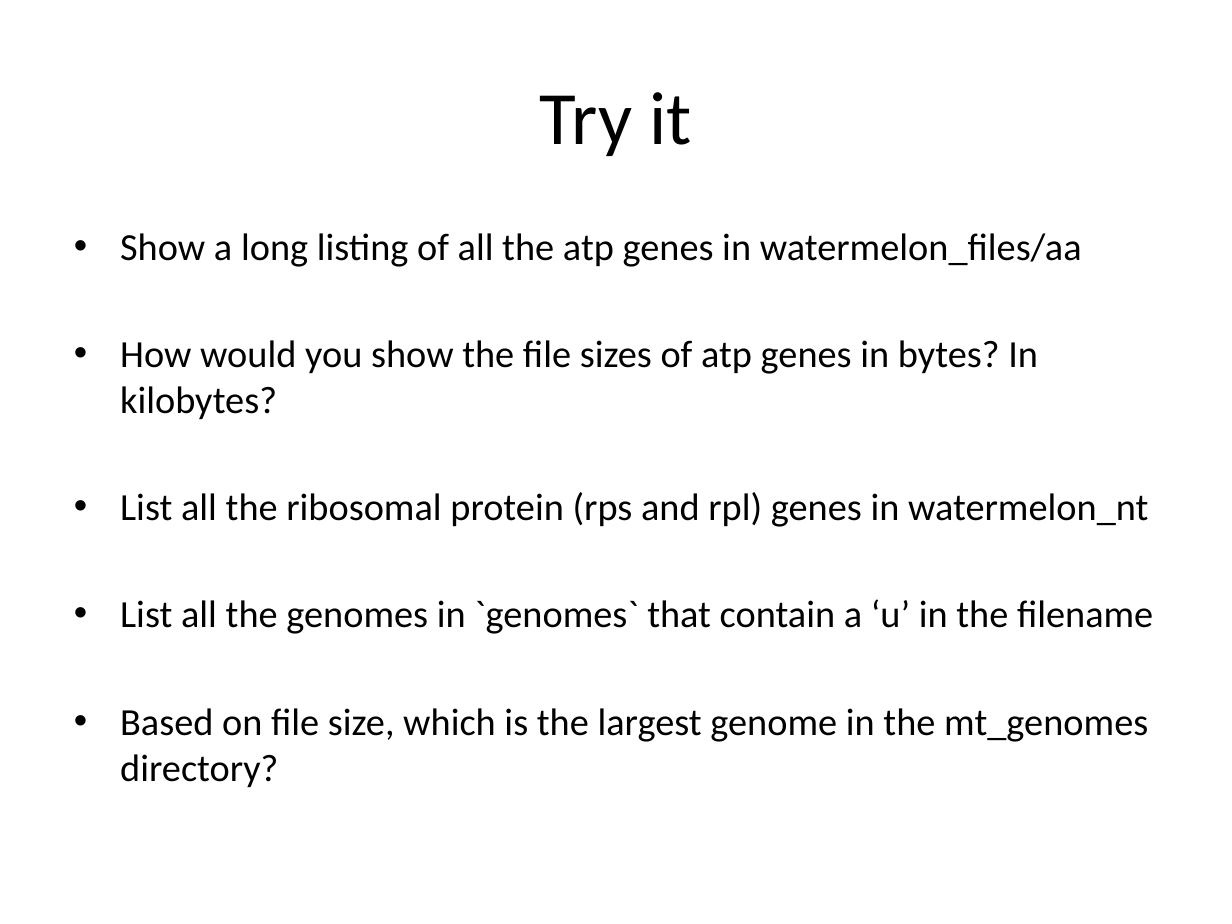
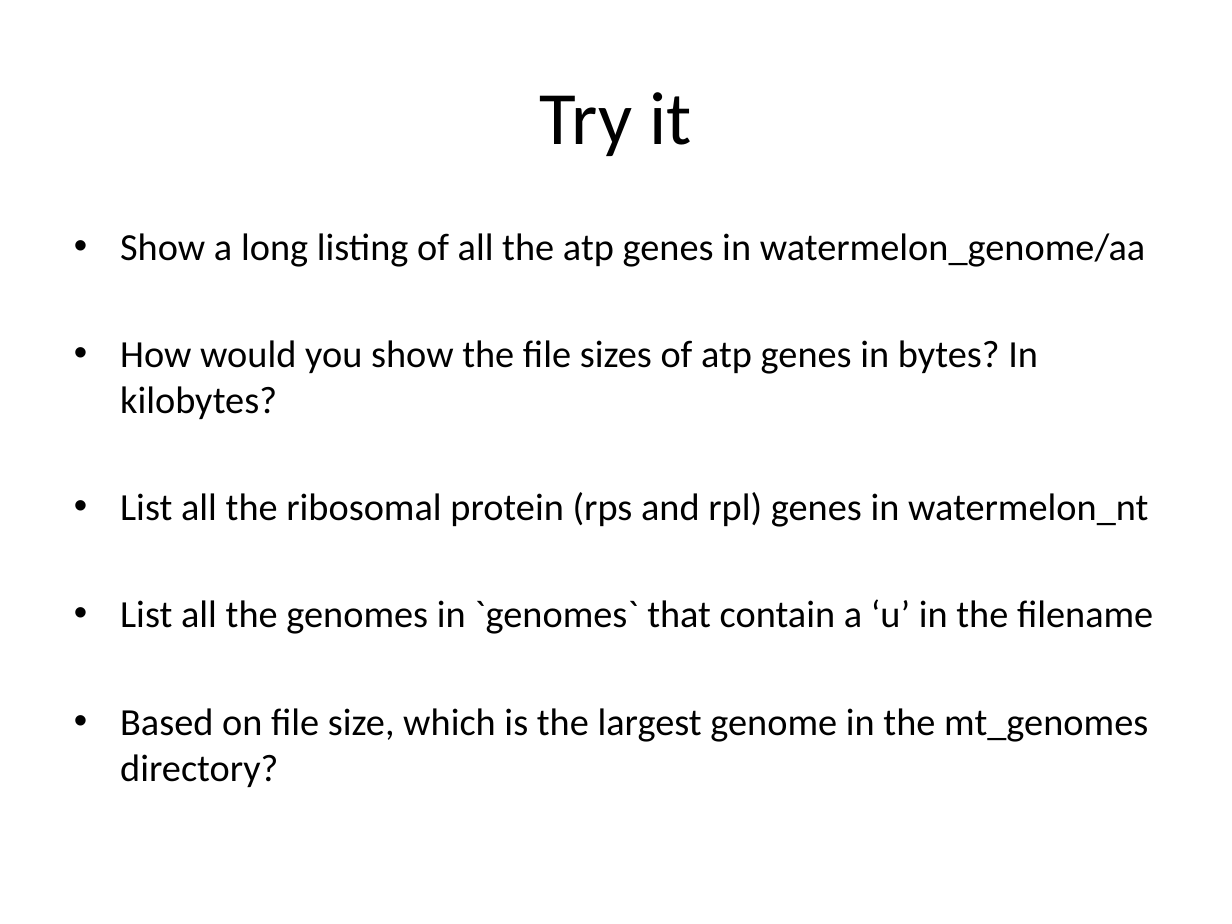
Before and after one commit to andrewalverson/BIOL51573-2026S, a slide deck: slide 30 of lectures/01_intro.pptx (slide 29 before the commit). Drawn at 1232x924 pixels with LibreOffice and Linux fonts; fonts in the diff are those of the drawing. Boxes give left, top, right and bottom in pixels: in the first picture for what was removed or moved away, otherwise in the second. Text is boxed around its words. In the diff, an @@ line names an element or a change of style, - is before the commit and + after.

```diff
--- a/lectures/01_intro.pptx
+++ b/lectures/01_intro.pptx
@@ text at (120, 233, 1146, 267): text changed @@
-• Show a long listing of all the atp genes in watermelon_files/aa
+• Show a long listing of all the atp genes in watermelon_genome/aa
```
Also in this commit, not shown: 1 other slide changed, 1 slide added.
